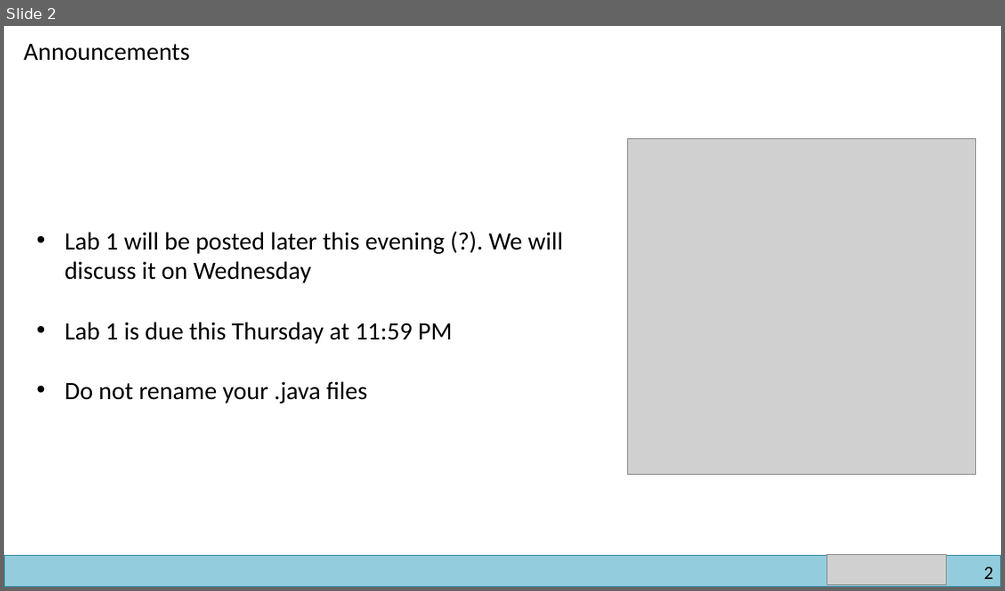
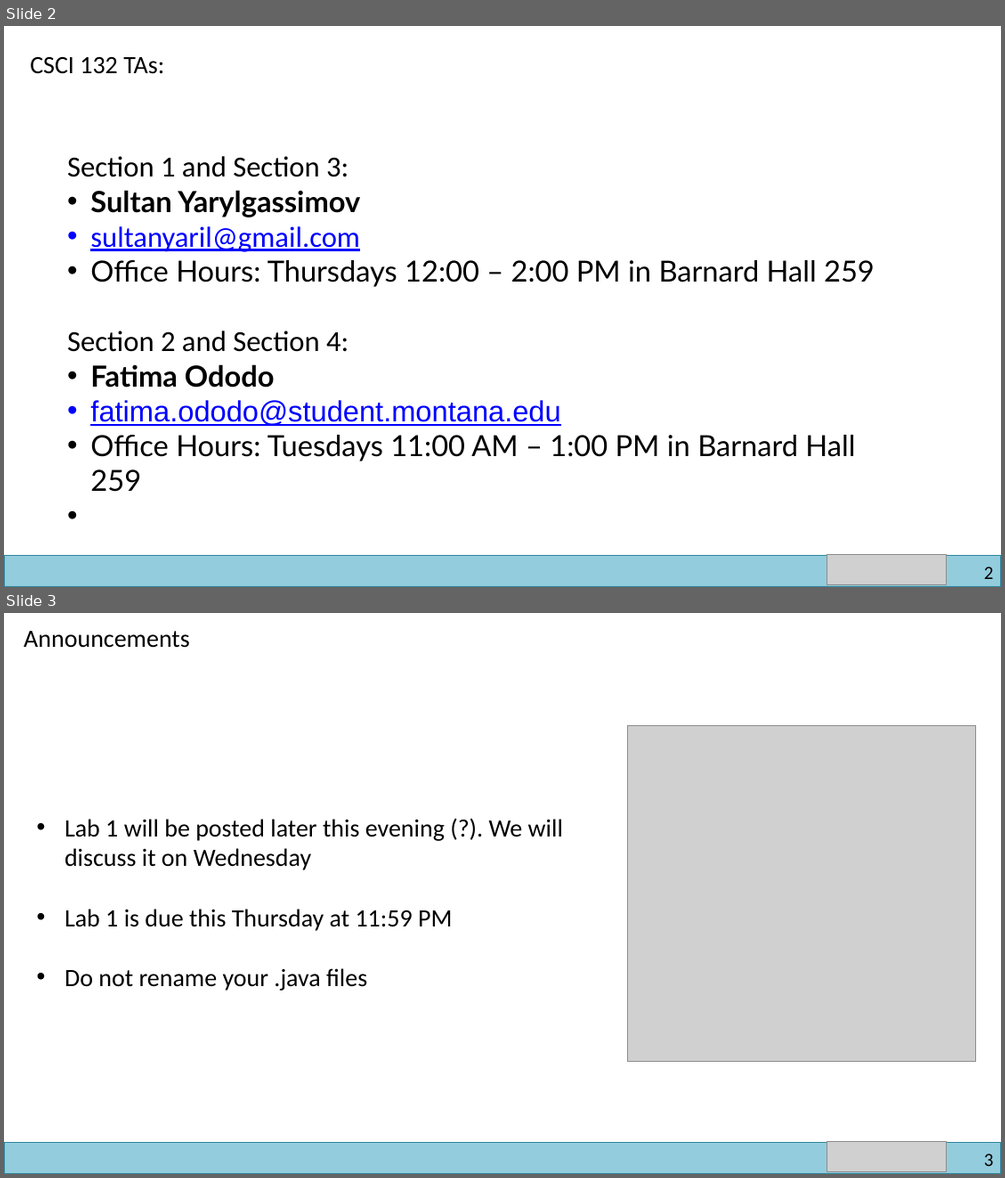
Before and after one commit to reesep/reesep.github.io, a slide deck: classes/fall2024/132/lectures/slides/03-JavaIntro2.pptx. Shown one above the other, each under a label of ours: slide 2 before the commit, slides 2 and 3 after it. The pictures are 1005x591 and 1005x1178 pixels, drawn with LibreOffice and Linux fonts; fonts in the diff are those of the drawing; grey boxes stand for pictures. Boxes give left, top, right and bottom in pixels: in the first picture for what was removed or moved away, otherwise in the second. Text is boxed around its words. In the diff, an @@ line names an element or a change of style, - is before the commit and + after.

```diff
--- a/classes/fall2024/132/lectures/slides/03-JavaIntro2.pptx
+++ b/classes/fall2024/132/lectures/slides/03-JavaIntro2.pptx
@@ slide 2 added at (x1=4, y1=26, x2=1001, y2=587), background #FFFFFF @@
@@ text added at (x1=30, y1=57, x2=164, y2=74), 24 pt, text #000000 @@
+CSCI 132 TAs:
@@ text added at (x1=67, y1=156, x2=874, y2=491), 28 pt, text #000000 @@
+Section 1 and Section 3:
+• Sultan Yarylgassimov
+• sultanyaril@gmail.com
+• Office Hours: Thursdays 12:00 – 2:00 PM in Barnard Hall 259
+Section 2 and Section 4:
+• Fatima Ododo
+• fatima.ododo@student.montana.edu
+• Office Hours: Tuesdays 11:00 AM – 1:00 PM in Barnard Hall 259
@@ freeform shape added at (x1=4, y1=556, x2=1001, y2=587), fill #93CDDD, outline #31859C 0.75 pt @@
@@ freeform shape added at (x1=4, y1=556, x2=1001, y2=587), fill #93CDDD, outline #31859C 1 pt @@
@@ picture added at (x1=826, y1=555, x2=947, y2=585) @@
@@ page number added at (x1=984, y1=566, x2=994, y2=579), 18 pt, text #000000 @@
+2
@@ what was slide 2 is now slide 3 @@
@@ page number at (x1=984, y1=1153, x2=994, y2=1166): text changed @@
-2
+3
```
Also in this commit, not shown: 20 slides changed, 3 other files.
